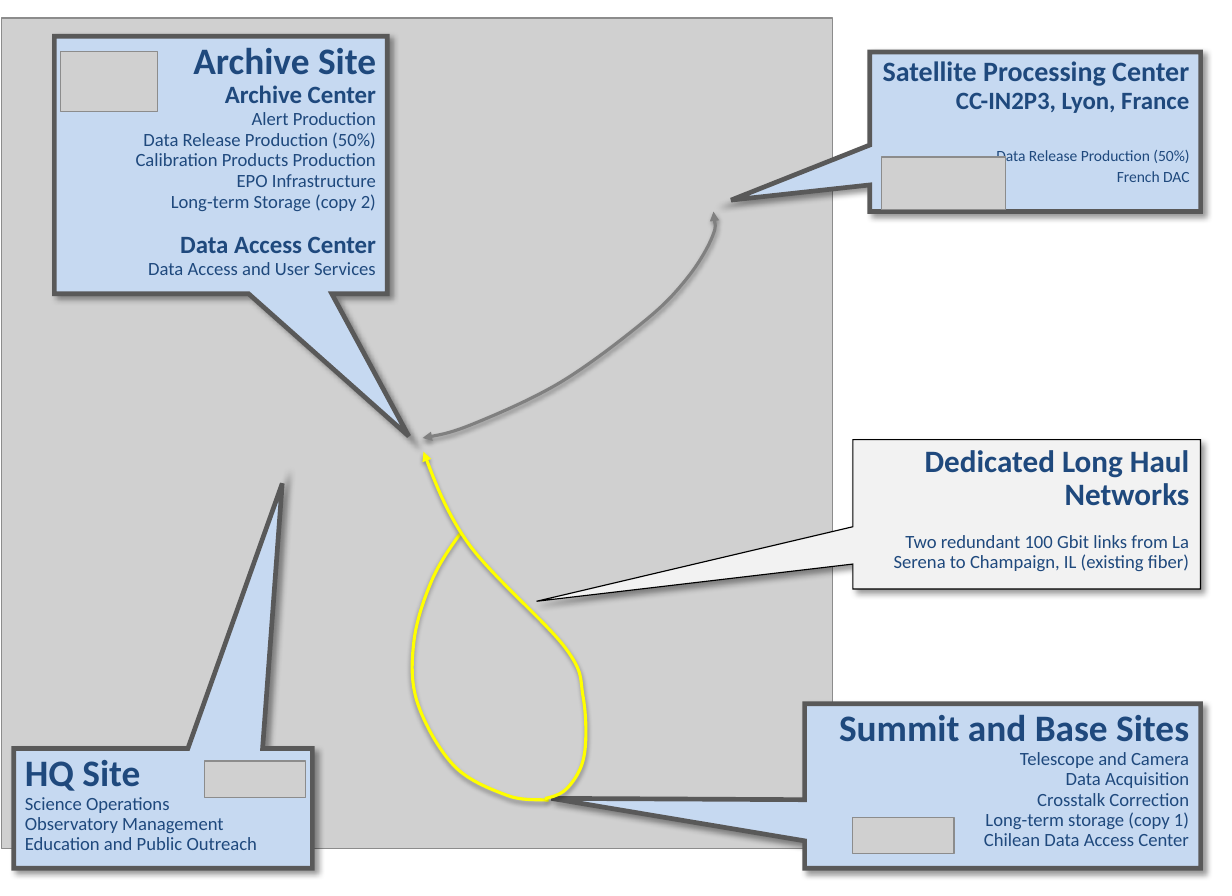
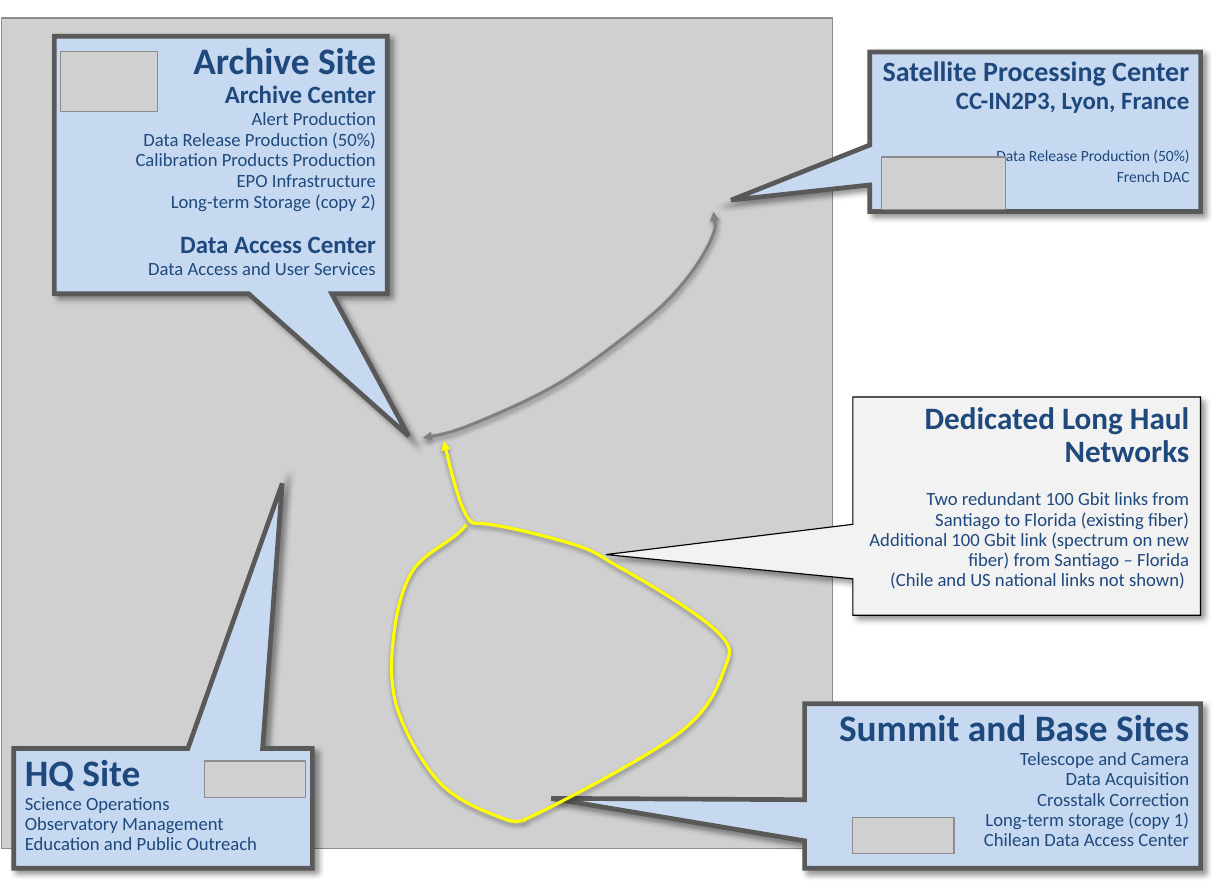
Before and after one commit to mjuric/adass-2015-paper, a slide deck: slide 1 of DMX2.pptx. Drawn at 1232x896 pixels with LibreOffice and Linux fonts; fonts in the diff are those of the drawing; grey boxes stand for pictures. Boxes give left, top, right and bottom in pixels: in the first picture for what was removed or moved away, otherwise in the second. Text is boxed around its words. In the diff, an @@ line names an element or a change of style, - is before the commit and + after.

Commit message:
Update the long-haul networks figure (from Jeff Kantor)

```diff
--- a/DMX2.pptx
+++ b/DMX2.pptx
@@ freeform shape at [403, 376, 760, 820]: rotation 354 to 341 degrees; outline redrawn @@
@@ speech box "Dedicated Long Haul Networks": place and size @@
-speech box "Dedicated Long Haul Networks" at [853, 440, 1201, 589]
+speech box "Dedicated Long Haul Networks" at [853, 396, 1201, 615]
@@ speech box "Dedicated Long Haul Networks" at [853, 396, 1201, 615]: proportions changed @@
@@ text in speech box at [869, 492, 1189, 589]: text changed @@
-Two redundant 100 Gbit links from La Serena to Champaign, IL (existing fiber)
+Two redundant 100 Gbit links from Santiago to Florida (existing fiber)
+Additional 100 Gbit link (spectrum on new fiber) from Santiago – Florida
+(Chile and US national links not shown)
@@ freeform shape: place and size @@
-freeform shape at [351, 534, 603, 835]
+freeform shape at [330, 525, 614, 851]
```
Also in this commit, not shown: 2 other files.
